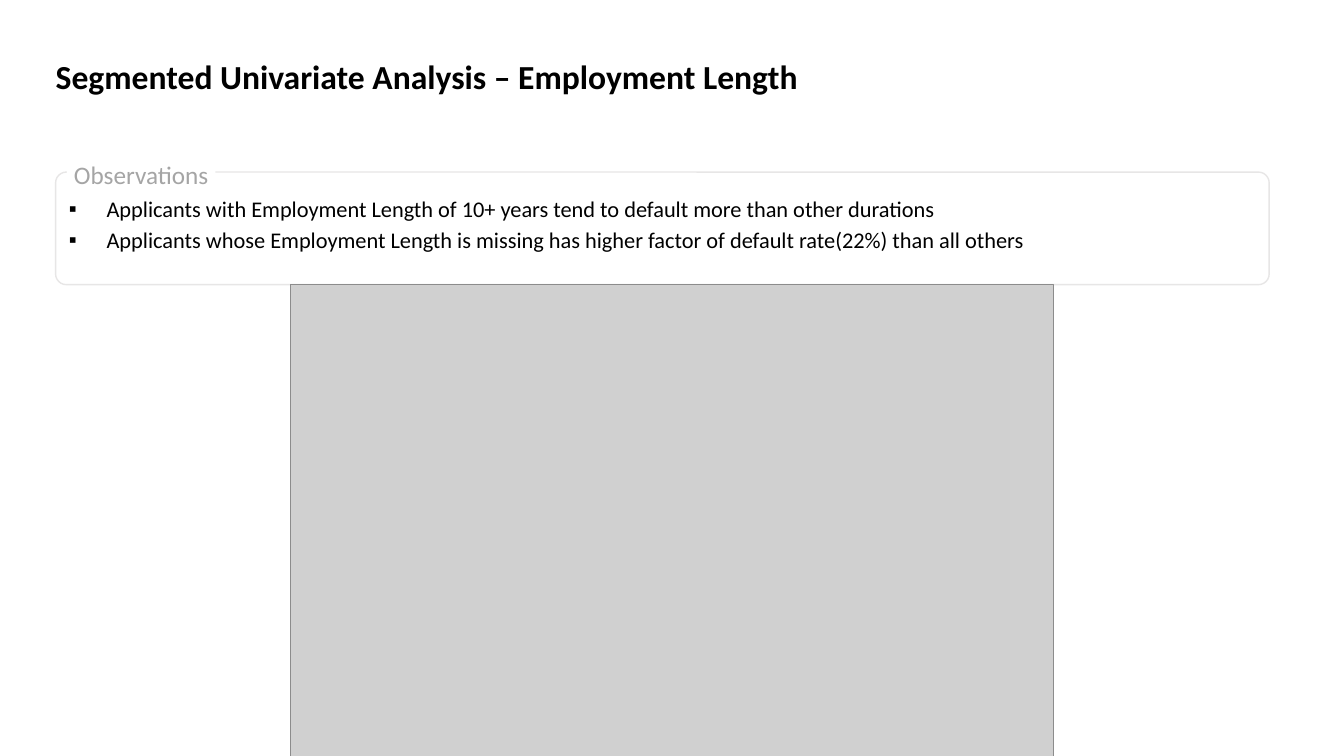
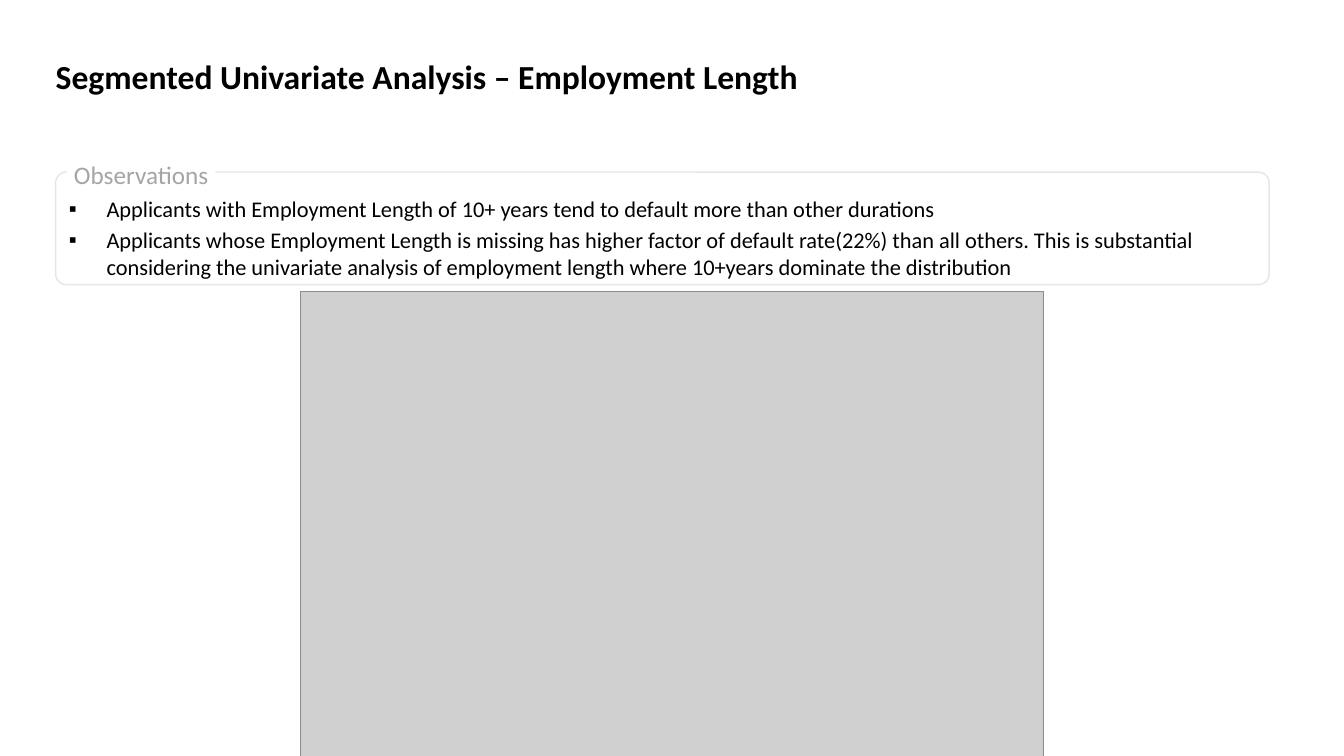
Before and after one commit to SathishKumarRamasamy/lending-club-case-study, a slide deck: slide 11 of Lending_Club_Case_Study.pptx (slide 9 before the commit). Drawn at 1344x756 pixels with LibreOffice and Linux fonts; fonts in the diff are those of the drawing; grey boxes stand for pictures. Boxes give left, top, right and bottom in pixels: in the first picture for what was removed or moved away, otherwise in the second. Text is boxed around its words. In the diff, an @@ line names an element or a change of style, - is before the commit and + after.

Commit message:
Univariate Analysis and code cleanup

```diff
--- a/Lending_Club_Case_Study.pptx
+++ b/Lending_Club_Case_Study.pptx
@@ text in rounded rectangle at [107, 232, 1192, 279]: text changed @@
-▪ Applicants whose Employment Length is missing has higher factor of default rate(22%) than all others
+▪ Applicants whose Employment Length is missing has higher factor of default rate(22%) than all others. This is substantial considering the univariate analysis of employment length where 10+years dominate the distribution
@@ picture: place and size @@
-picture at [290, 284, 1054, 756]
+picture at [300, 291, 1045, 756]
```
Also in this commit, not shown: 4 other slides changed, 3 slides added, 1 slide removed, 2 other files.
